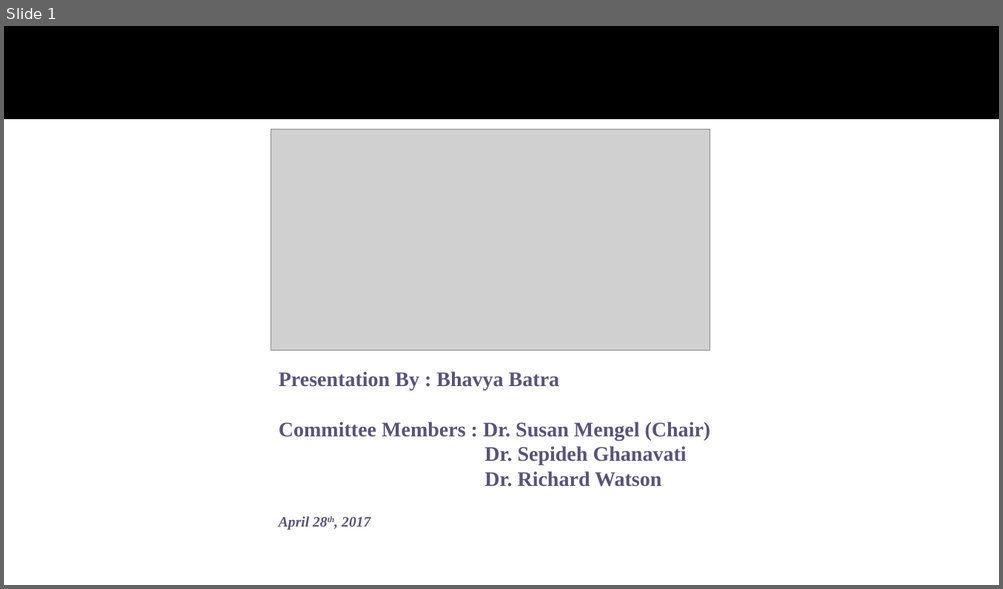
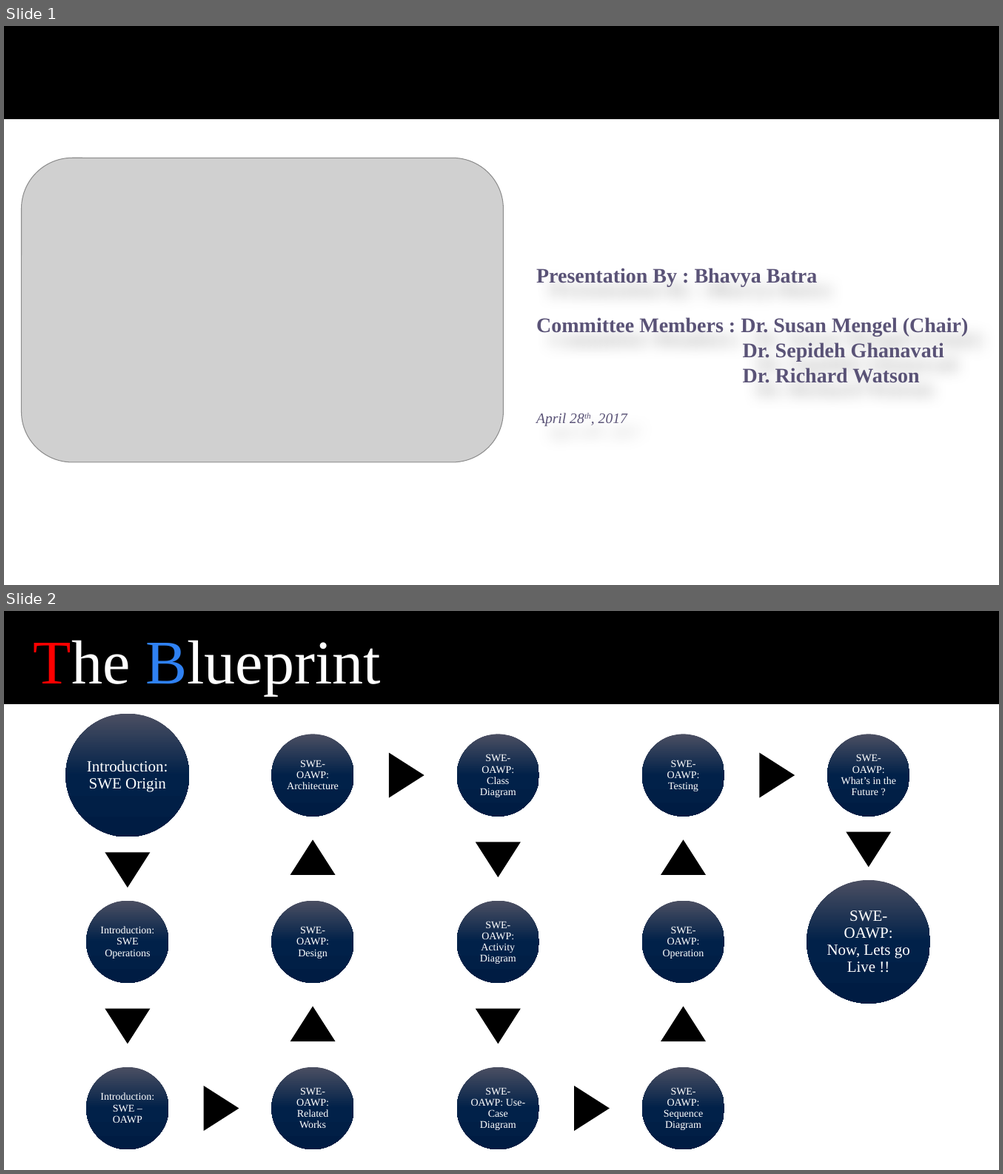
Before and after one commit to bhavyabatra/SWEN_Dynamo, a slide deck: Documentation/Master's Defense Presentation.pptx. Shown one above the other, each under a label of ours: slide 1 before the commit, slides 1 and 2 after it. The pictures are 1003x589 and 1003x1174 pixels, drawn with LibreOffice and Linux fonts; fonts in the diff are those of the drawing; grey boxes stand for pictures; background and template pictures are left out. Boxes give left, top, right and bottom in pixels: in the first picture for what was removed or moved away, otherwise in the second. Text is boxed around its words. In the diff, an @@ line names an element or a change of style, - is before the commit and + after.

```diff
--- a/Documentation/Master's Defense Presentation.pptx
+++ b/Documentation/Master's Defense Presentation.pptx
@@ slide 2 added at (4,611,999,1170), background #FFFFFF; not listed: 1 template element that a slide beside it also shows @@
@@ text added at (34,640,381,695), 60 pt, text #FFFFFF @@
+The Blueprint
@@ group added at (66,714,930,1150): 14 ellipses, 14 texts, 13 triangles @@
+Introduction: SWE Origin
+Introduction: SWE Operations
+Introduction: SWE – OAWP
+SWE-OAWP: Related Works
+SWE-OAWP: Design
+SWE-OAWP: Architecture
+SWE-OAWP: Class Diagram
+SWE-OAWP: Activity Diagram
+SWE-OAWP: Use-Case Diagram
+SWE-OAWP: Sequence Diagram
+SWE-OAWP: Operation
+SWE-OAWP: Testing
+SWE-OAWP: What’s in the Future ?
+SWE-OAWP: Now, Lets go Live !!
@@ slide 1 changed as well @@
@@ picture: place and size @@
-picture at (271,129,711,351)
+picture at (21,158,504,463)
@@ subtitle "Presentation By : Bhavya Batra": place and size @@
-subtitle "Presentation By : Bhavya Batra" at (279,372,711,530)
+subtitle "Presentation By : Bhavya Batra" at (536,268,968,426)
@@ subtitle at (536,413,627,426): bold off in "April 28th, 2017" @@
```
Also in this commit, not shown: 29 other slides added, 1 slide removed.
